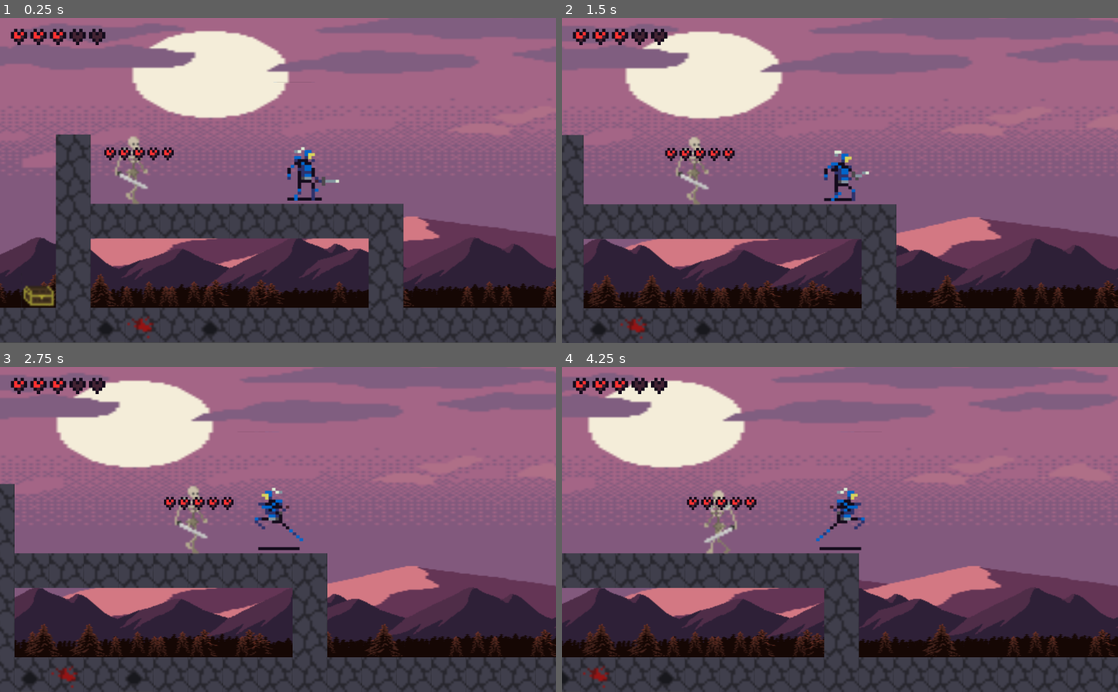
Above: before the commit, frames 1-4 (two rows, left to right).
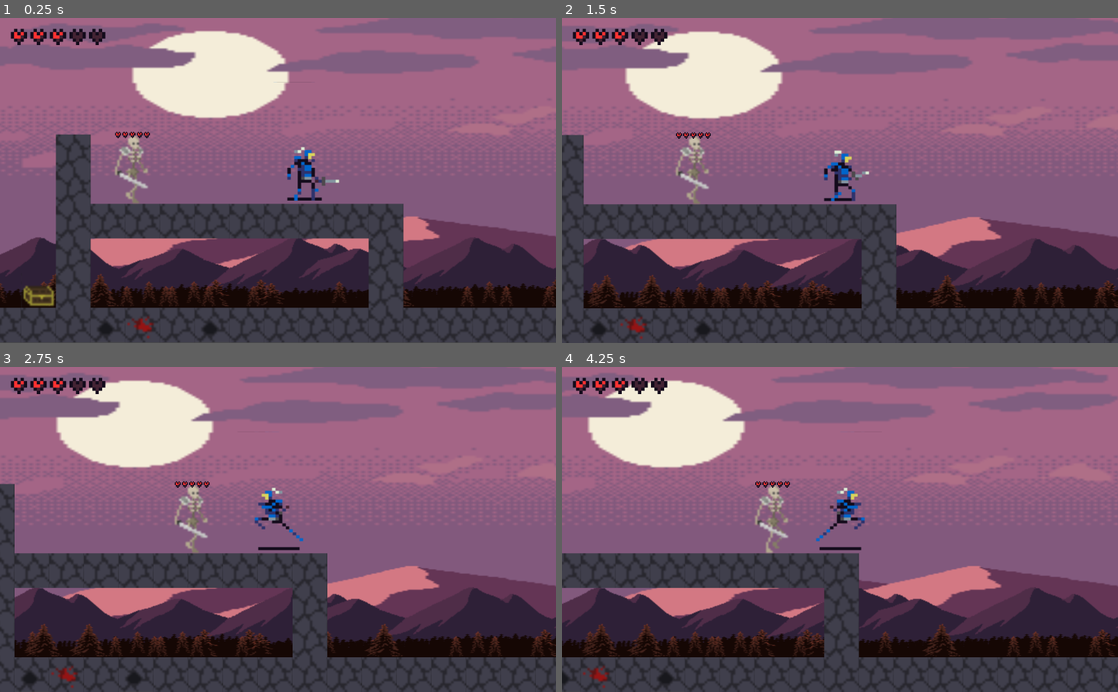
Above: after the commit, the same moments.

Repository: DEDaWil/game_heh
Game: Godot game, scene res://scenes/level.tscn
Two runs of this game, one before a commit and one after it. Both use one fixed random seed, a clock stepped at 60 frames per second and the inputs below.
Inputs (mouse positions are in pixels of both pictures, inside the frame that each line leads up to):
- Up to frame 1 (0.25 s): no input
- Up to frame 2 (1.5 s): move the mouse to (962, 164) at 0.52 s; hold D (player_right) from 0.53 s (still down); click (962, 164) at 0.6 s; tap W (player_up) at 0.77 s; move the mouse to (728, 196) at 1.27 s; click (728, 196) at 1.35 s
- Up to frame 3 (2.75 s): tap W (player_up) at 1.52 s; move the mouse to (333, 458) at 2.02 s; release D (player_right) at 2.03 s; hold A (player_left) from 2.03 s (still down); click (333, 458) at 2.1 s
- Up to frame 4 (4.25 s): move the mouse to (812, 594) at 2.77 s; release A (player_left) at 2.78 s; hold D (player_right) from 2.78 s (still down); click (812, 594) at 2.85 s; tap W (player_up) at 3.02, 3.77 s; move the mouse to (1006, 578) at 3.52 s; click (1006, 578) at 3.6 s

The runs differ from the first frame. In frame 1, 0.4% of the frame differs, in the area x 18-32%, y 35-53%; in frame 2, 0.4%; in frame 3, 0.4%; in frame 4, 1.2%, in the area x 22-41%, y 35-58%.

Commit message:
add skeleton attack animation and auto attack timer

Diff:
--- a/scenes/level.tscn
+++ b/scenes/level.tscn
@@ -118,7 +118,7 @@
 
 [node name="Skeleton" parent="." instance=ExtResource( 3 )]
 position = Vector2( 783.349, 277.86 )
-scale = Vector2( 8, 8 )
+scale = Vector2( 4, 4 )
 z_index = 1
 
 [node name="Camera" type="Camera2D" parent="."]
--- a/scenes/skeleton.tscn
+++ b/scenes/skeleton.tscn
@@ -1,9 +1,90 @@
-[gd_scene load_steps=9 format=2]
+[gd_scene load_steps=12 format=2]
 
 [ext_resource path="res://assets/tilesets/enemies/skeleton/skeleton.png" type="Texture" id=1]
 [ext_resource path="res://scripts/skeleton.gd" type="Script" id=2]
 [ext_resource path="res://assets/tilesets/HUD/health.png" type="Texture" id=3]
 [ext_resource path="res://assets/tilesets/HUD/health_full.png" type="Texture" id=4]
+[ext_resource path="res://assets/tilesets/enemies/skeleton/skeleton_attack.png" type="Texture" id=5]
+
+[sub_resource type="Animation" id=5]
+resource_name = "Attack_1"
+length = 0.6
+tracks/0/type = "value"
+tracks/0/path = NodePath("Sprite:visible")
+tracks/0/interp = 1
+tracks/0/loop_wrap = true
+tracks/0/imported = false
+tracks/0/enabled = true
+tracks/0/keys = {
+"times": PoolRealArray( 0, 0.6 ),
+"transitions": PoolRealArray( 1, 1 ),
+"update": 1,
+"values": [ false, true ]
+}
+tracks/1/type = "value"
+tracks/1/path = NodePath("AttackSprite:visible")
+tracks/1/interp = 1
+tracks/1/loop_wrap = true
+tracks/1/imported = false
+tracks/1/enabled = true
+tracks/1/keys = {
+"times": PoolRealArray( 0, 0.6 ),
+"transitions": PoolRealArray( 1, 1 ),
+"update": 1,
+"values": [ true, false ]
+}
+tracks/2/type = "value"
+tracks/2/path = NodePath("AttackSprite:frame")
+tracks/2/interp = 1
+tracks/2/loop_wrap = true
+tracks/2/imported = false
+tracks/2/enabled = true
+tracks/2/keys = {
+"times": PoolRealArray( 0, 0.1, 0.2, 0.3, 0.4, 0.5 ),
+"transitions": PoolRealArray( 1, 1, 1, 1, 1, 1 ),
+"update": 1,
+"values": [ 0, 1, 2, 3, 4, 5 ]
+}
+
+[sub_resource type="Animation" id=6]
+resource_name = "Attack_2"
+length = 0.6
+tracks/0/type = "value"
+tracks/0/path = NodePath("Sprite:visible")
+tracks/0/interp = 1
+tracks/0/loop_wrap = true
+tracks/0/imported = false
+tracks/0/enabled = true
+tracks/0/keys = {
+"times": PoolRealArray( 0, 0.6 ),
+"transitions": PoolRealArray( 1, 1 ),
+"update": 1,
+"values": [ false, true ]
+}
+tracks/1/type = "value"
+tracks/1/path = NodePath("AttackSprite:visible")
+tracks/1/interp = 1
+tracks/1/loop_wrap = true
+tracks/1/imported = false
+tracks/1/enabled = true
+tracks/1/keys = {
+"times": PoolRealArray( 0, 0.6 ),
+"transitions": PoolRealArray( 1, 1 ),
+"update": 1,
+"values": [ true, false ]
+}
+tracks/2/type = "value"
+tracks/2/path = NodePath("AttackSprite:frame")
+tracks/2/interp = 1
+tracks/2/loop_wrap = true
+tracks/2/imported = false
+tracks/2/enabled = true
+tracks/2/keys = {
+"times": PoolRealArray( 0, 0.1, 0.2, 0.3, 0.4, 0.5 ),
+"transitions": PoolRealArray( 1, 1, 1, 1, 1, 1 ),
+"update": 1,
+"values": [ 6, 7, 8, 9, 10, 11 ]
+}
 
 [sub_resource type="Animation" id=1]
 resource_name = "Death"
@@ -66,7 +147,7 @@
 }
 
 [sub_resource type="RectangleShape2D" id=4]
-extents = Vector2( 4.53729, 7.27376 )
+extents = Vector2( 8.92072, 14.8258 )
 
 [node name="skeleton" type="KinematicBody2D"]
 position = Vector2( 7.02469, 11.3476 )
@@ -75,26 +156,34 @@
 script = ExtResource( 2 )
 
 [node name="Sprite" type="Sprite" parent="."]
-scale = Vector2( 0.5, 0.5 )
 texture = ExtResource( 1 )
 vframes = 8
 hframes = 5
 frame = 16
 
+[node name="AttackSprite" type="Sprite" parent="."]
+visible = false
+position = Vector2( 10.1503, -8.33089 )
+texture = ExtResource( 5 )
+vframes = 6
+hframes = 2
+
 [node name="Animation" type="AnimationPlayer" parent="."]
+anims/Attack_1 = SubResource( 5 )
+anims/Attack_2 = SubResource( 6 )
 anims/Death = SubResource( 1 )
 anims/TakingDamage = SubResource( 2 )
 anims/Walk = SubResource( 3 )
 
 [node name="CollisionShape2D" type="CollisionShape2D" parent="."]
-position = Vector2( 2.38419e-07, 1.72257 )
+position = Vector2( -0.946644, 3.31357 )
 shape = SubResource( 4 )
 
 [node name="HealthBar" type="TextureProgress" parent="."]
-margin_left = -7.0
-margin_top = -4.0
-margin_right = 9.0
-margin_bottom = -1.0
+margin_left = -9.01091
+margin_top = -15.0121
+margin_right = 6.98909
+margin_bottom = -12.0121
 max_value = 5.0
 value = 5.0
 texture_under = ExtResource( 3 )
@@ -103,5 +192,10 @@
 __meta__ = {
 "_edit_use_anchors_": false
 }
+
+[node name="AutoAttack" type="Timer" parent="."]
+wait_time = 3.0
+autostart = true
 [connection signal="death" from="." to="." method="_on_skeleton_death"]
 [connection signal="health_change" from="." to="." method="_on_skeleton_health_change"]
+[connection signal="timeout" from="AutoAttack" to="." method="_on_AutoAttack_timeout"]
--- a/scripts/skeleton.gd
+++ b/scripts/skeleton.gd
@@ -23,7 +23,7 @@
 	if health > 0:
 		if is_on_floor():
 			velocity.x = 0
-		if is_on_floor() && $Animation.current_animation != "TakingDamage":
+		if is_on_floor() && ($Animation.current_animation == "Walk" || $Animation.current_animation == ""):
 			velocity.x = speed * direction
 			$Animation.play("Walk")
 	velocity.y += (gravity * delta)
@@ -34,6 +34,7 @@
 func change_direction():
 	direction *= -1
 	$Sprite.flip_h = !$Sprite.flip_h
+	$AttackSprite.flip_h = !$AttackSprite.flip_h
 
 func take_damage(damage, _direction):
 	attackedDirection = _direction
@@ -57,3 +58,7 @@
 		velocity.y = -200
 		velocity = move_and_slide(velocity, Vector2(0,-1))
 	$HealthBar.value = health
+
+
+func _on_AutoAttack_timeout():
+	$Animation.play("Attack_" + String((randi() % 2) + 1))
